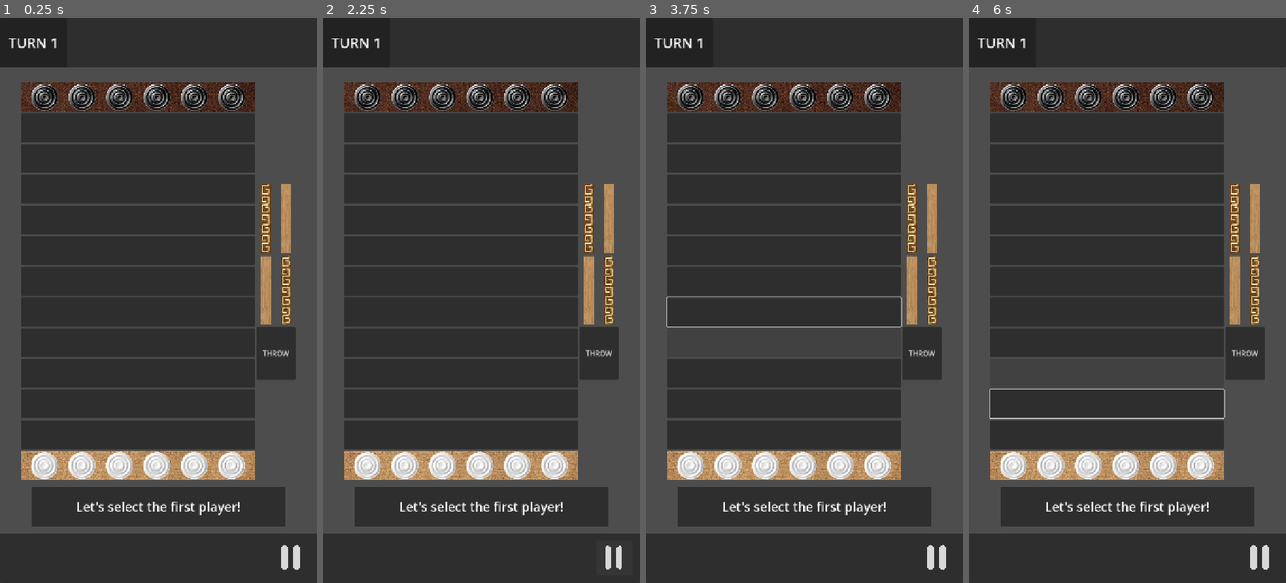
Above: before the commit, frames 1-4 (left to right).
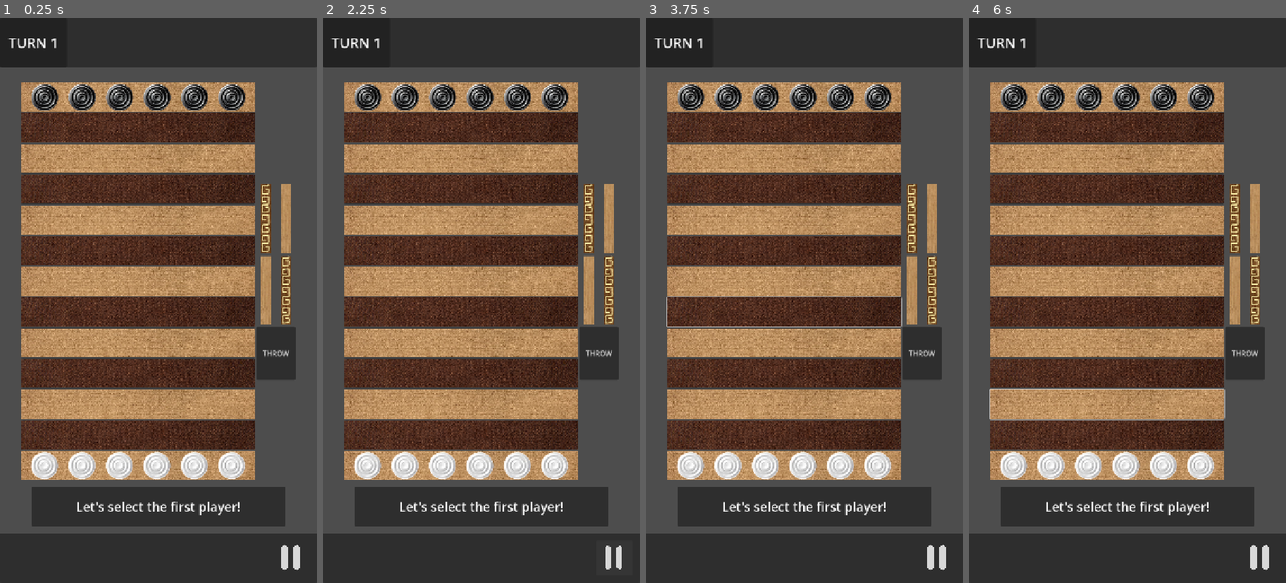
Above: after the commit, the same moments.

Repository: LeYohan-rgb/trad-games-hub
Game: Godot game, scene res://Scenes/bul_room.tscn
Two runs of this game, one before a commit and one after it. Both use one fixed random seed, a clock stepped at 60 frames per second and the inputs below. This scene is started directly instead of the project's main scene.
Inputs (mouse positions are in pixels of both pictures, inside the frame that each line leads up to):
- Up to frame 1 (0.25 s): no input
- Up to frame 2 (2.25 s): click (462, 97) at 0.52 s; click "THROW" at 1.25 s; click (614, 560) at 2 s
- Up to frame 3 (3.75 s): tap Enter at 2.75 s; move the mouse to (874, 272) at 2.77 s; hold Right 2.78-3.53 s; tap Alt at 2.85 s; click (874, 272) at 2.92 s; tap Space at 3.5 s; move the mouse to (741, 328) at 3.52 s; hold Down from 3.53 s (still down); tap Shift at 3.6 s
- Up to frame 4 (6 s): tap Enter at 4.25, 5.75 s; move the mouse to (1159, 176) at 4.27 s; release Down at 4.28 s; hold Right 4.28-5.03 s; tap Alt at 4.35, 5.85 s; tap Space at 5 s; move the mouse to (1111, 413) at 5.02 s; hold Up 5.03-5.78 s; tap Shift at 5.1 s; click (1111, 413) at 5.17 s; move the mouse to (1222, 385) at 5.77 s; hold Left from 5.78 s (still down)

The runs differ from the first frame. In frame 1, 39% of the frame differs, in the area x 6-81%, y 11-77%; in frame 2, 39%; in frame 3, 39%; in frame 4, 40%.

Commit message:
Finished painting the board

Diff:
--- a/Scenes/bul_room.tscn
+++ b/Scenes/bul_room.tscn
@@ -1,12 +1,13 @@
 [gd_scene format=3 uid="uid://b5uv40w573i1i"]
 
 [ext_resource type="Script" uid="uid://baby5xptbu4aj" path="res://Scripts/bul_room.gd" id="1_2eaeg"]
-[ext_resource type="Texture2D" uid="uid://bgu3dya37klo2" path="res://Graphics/bul_game/null_piece.png" id="2_drqac"]
 [ext_resource type="Texture2D" uid="uid://ljg4q5xejvsq" path="res://Graphics/bul_game/client_pieces_6.png" id="2_i7i8d"]
+[ext_resource type="Texture2D" uid="uid://byyctfkpucob0" path="res://Graphics/bul_game/black_row_0.png" id="3_370nd"]
 [ext_resource type="Texture2D" uid="uid://ud8p3ts34nga" path="res://Graphics/general_icons/pause_icon.png" id="3_dg6wr"]
 [ext_resource type="Texture2D" uid="uid://qhsmtpa68gsr" path="res://Graphics/bul_game/stick_up.png" id="3_woo1q"]
 [ext_resource type="Texture2D" uid="uid://c7kyk67lj8h4f" path="res://Graphics/bul_game/host_pieces_6.png" id="4_370nd"]
 [ext_resource type="Texture2D" uid="uid://bouwt5rcwl453" path="res://Graphics/bul_game/stick_down.png" id="4_karr0"]
+[ext_resource type="Texture2D" uid="uid://bpiw1tv0xfjvl" path="res://Graphics/bul_game/white_row_0.png" id="4_kvfss"]
 
 [sub_resource type="StyleBoxEmpty" id="StyleBoxEmpty_jague"]
 
@@ -107,137 +108,214 @@
 scale = Vector2(0.5, 0.5)
 texture = ExtResource("2_i7i8d")
 
-[node name="HBoxContainer2" type="HBoxContainer" parent="main_container/board_container" unique_id=690085727]
-layout_mode = 2
-size_flags_vertical = 3
-
-[node name="Button" type="Button" parent="main_container/board_container/HBoxContainer2" unique_id=1113296560]
-layout_mode = 2
-size_flags_horizontal = 3
-theme_override_font_sizes/font_size = 36
-icon = ExtResource("2_drqac")
-icon_alignment = 1
-expand_icon = true
-
-[node name="HBoxContainer3" type="HBoxContainer" parent="main_container/board_container" unique_id=242814581]
-layout_mode = 2
-size_flags_vertical = 3
-
-[node name="Button" type="Button" parent="main_container/board_container/HBoxContainer3" unique_id=1044348814]
-layout_mode = 2
-size_flags_horizontal = 3
-theme_override_font_sizes/font_size = 36
-icon = ExtResource("2_drqac")
-icon_alignment = 1
-expand_icon = true
-
-[node name="HBoxContainer4" type="HBoxContainer" parent="main_container/board_container" unique_id=1994993959]
-layout_mode = 2
-size_flags_vertical = 3
-
-[node name="Button" type="Button" parent="main_container/board_container/HBoxContainer4" unique_id=938513316]
-layout_mode = 2
-size_flags_horizontal = 3
-theme_override_font_sizes/font_size = 36
-icon = ExtResource("2_drqac")
-icon_alignment = 1
-expand_icon = true
-
-[node name="HBoxContainer5" type="HBoxContainer" parent="main_container/board_container" unique_id=2103753210]
-layout_mode = 2
-size_flags_vertical = 3
-
-[node name="Button" type="Button" parent="main_container/board_container/HBoxContainer5" unique_id=741116273]
-layout_mode = 2
-size_flags_horizontal = 3
-theme_override_font_sizes/font_size = 36
-icon = ExtResource("2_drqac")
-icon_alignment = 1
-expand_icon = true
-
-[node name="HBoxContainer6" type="HBoxContainer" parent="main_container/board_container" unique_id=172209814]
-layout_mode = 2
-size_flags_vertical = 3
-
-[node name="Button" type="Button" parent="main_container/board_container/HBoxContainer6" unique_id=325114510]
-layout_mode = 2
-size_flags_horizontal = 3
-theme_override_font_sizes/font_size = 36
-icon = ExtResource("2_drqac")
-icon_alignment = 1
-expand_icon = true
-
-[node name="HBoxContainer7" type="HBoxContainer" parent="main_container/board_container" unique_id=98317866]
-layout_mode = 2
-size_flags_vertical = 3
-
-[node name="Button" type="Button" parent="main_container/board_container/HBoxContainer7" unique_id=837154527]
-layout_mode = 2
-size_flags_horizontal = 3
-theme_override_font_sizes/font_size = 36
-icon = ExtResource("2_drqac")
-icon_alignment = 1
-expand_icon = true
-
-[node name="HBoxContainer8" type="HBoxContainer" parent="main_container/board_container" unique_id=1107667713]
-layout_mode = 2
-size_flags_vertical = 3
-
-[node name="Button" type="Button" parent="main_container/board_container/HBoxContainer8" unique_id=528834828]
-layout_mode = 2
-size_flags_horizontal = 3
-theme_override_font_sizes/font_size = 36
-icon = ExtResource("2_drqac")
-icon_alignment = 1
-expand_icon = true
-
-[node name="HBoxContainer9" type="HBoxContainer" parent="main_container/board_container" unique_id=995112489]
-layout_mode = 2
-size_flags_vertical = 3
-
-[node name="Button" type="Button" parent="main_container/board_container/HBoxContainer9" unique_id=1136622408]
-layout_mode = 2
-size_flags_horizontal = 3
-theme_override_font_sizes/font_size = 36
-icon = ExtResource("2_drqac")
-icon_alignment = 1
-expand_icon = true
-
-[node name="HBoxContainer10" type="HBoxContainer" parent="main_container/board_container" unique_id=621459421]
-layout_mode = 2
-size_flags_vertical = 3
-
-[node name="Button" type="Button" parent="main_container/board_container/HBoxContainer10" unique_id=675820760]
-layout_mode = 2
-size_flags_horizontal = 3
-theme_override_font_sizes/font_size = 36
-icon = ExtResource("2_drqac")
-icon_alignment = 1
-expand_icon = true
-
-[node name="HBoxContainer11" type="HBoxContainer" parent="main_container/board_container" unique_id=1646605250]
-layout_mode = 2
-size_flags_vertical = 3
-
-[node name="Button" type="Button" parent="main_container/board_container/HBoxContainer11" unique_id=866332982]
-layout_mode = 2
-size_flags_horizontal = 3
-theme_override_font_sizes/font_size = 36
-icon = ExtResource("2_drqac")
-icon_alignment = 1
-expand_icon = true
-
-[node name="HBoxContainer12" type="HBoxContainer" parent="main_container/board_container" unique_id=1889340790]
-layout_mode = 2
-size_flags_vertical = 3
-
-[node name="Button" type="Button" parent="main_container/board_container/HBoxContainer12" unique_id=1956238985]
-layout_mode = 2
-size_flags_horizontal = 3
-theme_override_font_sizes/font_size = 36
-icon = ExtResource("2_drqac")
-icon_alignment = 1
-expand_icon = true
+[node name="HBoxContainer2" type="Panel" parent="main_container/board_container" unique_id=377302498]
+layout_mode = 2
+size_flags_vertical = 3
+
+[node name="Button" type="Button" parent="main_container/board_container/HBoxContainer2" unique_id=566727423]
+layout_mode = 0
+offset_right = 531.0
+offset_bottom = 66.0
+size_flags_horizontal = 3
+theme_override_font_sizes/font_size = 36
+alignment = 0
+icon_alignment = 1
+expand_icon = true
+
+[node name="Sprite2D" type="Sprite2D" parent="main_container/board_container/HBoxContainer2" unique_id=420338200]
+position = Vector2(265.5, 33)
+scale = Vector2(0.5, 0.5)
+texture = ExtResource("3_370nd")
+
+[node name="HBoxContainer3" type="Panel" parent="main_container/board_container" unique_id=559765025]
+layout_mode = 2
+size_flags_vertical = 3
+
+[node name="Button" type="Button" parent="main_container/board_container/HBoxContainer3" unique_id=1480514913]
+layout_mode = 0
+offset_right = 531.0
+offset_bottom = 66.0
+size_flags_horizontal = 3
+theme_override_font_sizes/font_size = 36
+alignment = 0
+icon_alignment = 1
+expand_icon = true
+
+[node name="Sprite2D" type="Sprite2D" parent="main_container/board_container/HBoxContainer3" unique_id=1652902451]
+position = Vector2(265.5, 33)
+scale = Vector2(0.5, 0.5)
+texture = ExtResource("4_kvfss")
+
+[node name="HBoxContainer4" type="Panel" parent="main_container/board_container" unique_id=85371662]
+layout_mode = 2
+size_flags_vertical = 3
+
+[node name="Button" type="Button" parent="main_container/board_container/HBoxContainer4" unique_id=1619714111]
+layout_mode = 0
+offset_right = 531.0
+offset_bottom = 66.0
+size_flags_horizontal = 3
+theme_override_font_sizes/font_size = 36
+alignment = 0
+icon_alignment = 1
+expand_icon = true
+
+[node name="Sprite2D" type="Sprite2D" parent="main_container/board_container/HBoxContainer4" unique_id=1918034332]
+position = Vector2(265.5, 33)
+scale = Vector2(0.5, 0.5)
+texture = ExtResource("3_370nd")
+
+[node name="HBoxContainer5" type="Panel" parent="main_container/board_container" unique_id=1946474717]
+layout_mode = 2
+size_flags_vertical = 3
+
+[node name="Button" type="Button" parent="main_container/board_container/HBoxContainer5" unique_id=535162952]
+layout_mode = 0
+offset_right = 531.0
+offset_bottom = 66.0
+size_flags_horizontal = 3
+theme_override_font_sizes/font_size = 36
+alignment = 0
+icon_alignment = 1
+expand_icon = true
+
+[node name="Sprite2D" type="Sprite2D" parent="main_container/board_container/HBoxContainer5" unique_id=1538556993]
+position = Vector2(265.5, 33)
+scale = Vector2(0.5, 0.5)
+texture = ExtResource("4_kvfss")
+
+[node name="HBoxContainer6" type="Panel" parent="main_container/board_container" unique_id=1196125770]
+layout_mode = 2
+size_flags_vertical = 3
+
+[node name="Button" type="Button" parent="main_container/board_container/HBoxContainer6" unique_id=2023096934]
+layout_mode = 0
+offset_right = 531.0
+offset_bottom = 66.0
+size_flags_horizontal = 3
+theme_override_font_sizes/font_size = 36
+alignment = 0
+icon_alignment = 1
+expand_icon = true
+
+[node name="Sprite2D" type="Sprite2D" parent="main_container/board_container/HBoxContainer6" unique_id=1757366194]
+position = Vector2(265.5, 33)
+scale = Vector2(0.5, 0.5)
+texture = ExtResource("3_370nd")
+
+[node name="HBoxContainer7" type="Panel" parent="main_container/board_container" unique_id=1134687611]
+layout_mode = 2
+size_flags_vertical = 3
+
+[node name="Button" type="Button" parent="main_container/board_container/HBoxContainer7" unique_id=1621813621]
+layout_mode = 0
+offset_right = 531.0
+offset_bottom = 66.0
+size_flags_horizontal = 3
+theme_override_font_sizes/font_size = 36
+alignment = 0
+icon_alignment = 1
+expand_icon = true
+
+[node name="Sprite2D" type="Sprite2D" parent="main_container/board_container/HBoxContainer7" unique_id=50455575]
+position = Vector2(265.5, 33)
+scale = Vector2(0.5, 0.5)
+texture = ExtResource("4_kvfss")
+
+[node name="HBoxContainer8" type="Panel" parent="main_container/board_container" unique_id=400625392]
+layout_mode = 2
+size_flags_vertical = 3
+
+[node name="Button" type="Button" parent="main_container/board_container/HBoxContainer8" unique_id=1584626232]
+layout_mode = 0
+offset_right = 531.0
+offset_bottom = 66.0
+size_flags_horizontal = 3
+theme_override_font_sizes/font_size = 36
+alignment = 0
+icon_alignment = 1
+expand_icon = true
+
+[node name="Sprite2D" type="Sprite2D" parent="main_container/board_container/HBoxContainer8" unique_id=716034033]
+position = Vector2(265.5, 33)
+scale = Vector2(0.5, 0.5)
+texture = ExtResource("3_370nd")
+
+[node name="HBoxContainer9" type="Panel" parent="main_container/board_container" unique_id=739291564]
+layout_mode = 2
+size_flags_vertical = 3
+
+[node name="Button" type="Button" parent="main_container/board_container/HBoxContainer9" unique_id=1508205169]
+layout_mode = 0
+offset_right = 531.0
+offset_bottom = 66.0
+size_flags_horizontal = 3
+theme_override_font_sizes/font_size = 36
+alignment = 0
+icon_alignment = 1
+expand_icon = true
+
+[node name="Sprite2D" type="Sprite2D" parent="main_container/board_container/HBoxContainer9" unique_id=288707336]
+position = Vector2(265.5, 33)
+scale = Vector2(0.5, 0.5)
+texture = ExtResource("4_kvfss")
+
+[node name="HBoxContainer10" type="Panel" parent="main_container/board_container" unique_id=49406910]
+layout_mode = 2
+size_flags_vertical = 3
+
+[node name="Button" type="Button" parent="main_container/board_container/HBoxContainer10" unique_id=1296089318]
+layout_mode = 0
+offset_right = 531.0
+offset_bottom = 66.0
+size_flags_horizontal = 3
+theme_override_font_sizes/font_size = 36
+alignment = 0
+icon_alignment = 1
+expand_icon = true
+
+[node name="Sprite2D" type="Sprite2D" parent="main_container/board_container/HBoxContainer10" unique_id=1307663838]
+position = Vector2(265.5, 33)
+scale = Vector2(0.5, 0.5)
+texture = ExtResource("3_370nd")
+
+[node name="HBoxContainer11" type="Panel" parent="main_container/board_container" unique_id=1954041186]
+layout_mode = 2
+size_flags_vertical = 3
+
+[node name="Button" type="Button" parent="main_container/board_container/HBoxContainer11" unique_id=736870863]
+layout_mode = 0
+offset_right = 531.0
+offset_bottom = 66.0
+size_flags_horizontal = 3
+theme_override_font_sizes/font_size = 36
+alignment = 0
+icon_alignment = 1
+expand_icon = true
+
+[node name="Sprite2D" type="Sprite2D" parent="main_container/board_container/HBoxContainer11" unique_id=1784997322]
+position = Vector2(265.5, 33)
+scale = Vector2(0.5, 0.5)
+texture = ExtResource("4_kvfss")
+
+[node name="HBoxContainer12" type="Panel" parent="main_container/board_container" unique_id=1876368359]
+layout_mode = 2
+size_flags_vertical = 3
+
+[node name="Button" type="Button" parent="main_container/board_container/HBoxContainer12" unique_id=620791648]
+layout_mode = 0
+offset_right = 531.0
+offset_bottom = 66.0
+size_flags_horizontal = 3
+theme_override_font_sizes/font_size = 36
+alignment = 0
+icon_alignment = 1
+expand_icon = true
+
+[node name="Sprite2D" type="Sprite2D" parent="main_container/board_container/HBoxContainer12" unique_id=427650176]
+position = Vector2(265.5, 33)
+scale = Vector2(0.5, 0.5)
+texture = ExtResource("3_370nd")
 
 [node name="HBoxContainer13" type="Panel" parent="main_container/board_container" unique_id=62097218]
 layout_mode = 2
Binary file added: Graphics/bul_game/black_row_0.png
Not shown, added: Graphics/bul_game/black_row_0.png.import
Binary file added: Graphics/bul_game/black_row_1_client.png
Not shown, added: Graphics/bul_game/black_row_1_client.png.import
Binary file added: Graphics/bul_game/black_row_1_host.png
Not shown, added: Graphics/bul_game/black_row_1_host.png.import
Binary file changed: Graphics/bul_game/client_pieces_6.png
Binary file added: Graphics/bul_game/white_row_0.png
Not shown, added: Graphics/bul_game/white_row_0.png.import
Binary file added: Graphics/bul_game/white_row_1_client.png
Not shown, added: Graphics/bul_game/white_row_1_client.png.import
Binary file added: Graphics/bul_game/white_row_1_host.png
(and 1 more such lines)
